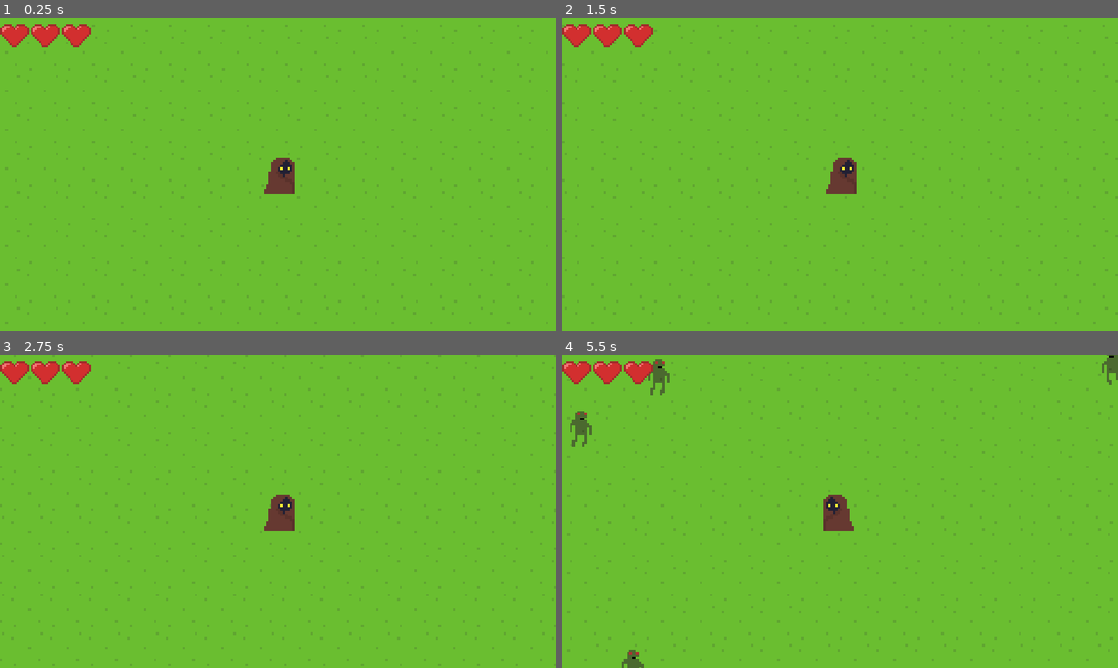
Above: before the commit, frames 1-4 (two rows, left to right).
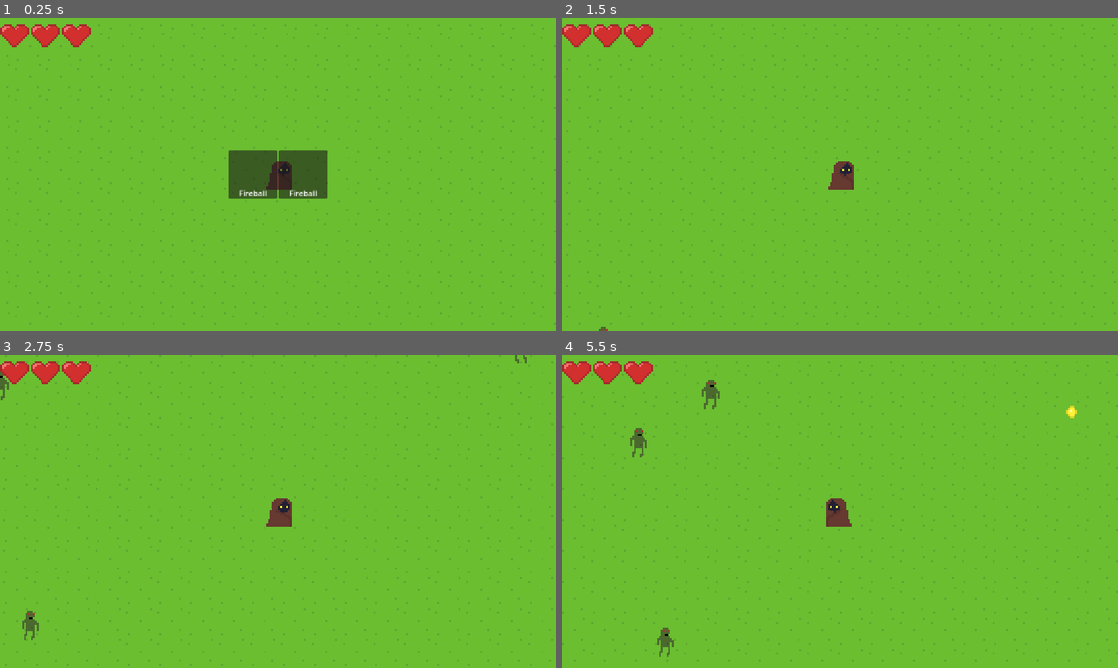
Above: after the commit, the same moments.

Repository: alexandrejanin/necroguenomicon-survivor
Game: Godot game, scene res://scenes/game.tscn
Two runs of this game, one before a commit and one after it. Both use one fixed random seed, a clock stepped at 60 frames per second and the inputs below.
Inputs (mouse positions are in pixels of both pictures, inside the frame that each line leads up to):
- Up to frame 1 (0.25 s): no input
- Up to frame 2 (1.5 s): click (812, 174) at 0.5 s, where only the run after the commit has a clickable "Fireball"; tap Enter at 1.25 s; hold Right (ui_right) from 1.28 s (still down); hold R from 1.28 s (still down)
- Up to frame 3 (2.75 s): release Right (ui_right) at 2.03 s; release R at 2.03 s; hold Down (ui_down) from 2.03 s (still down); tap R at 2.1 s
- Up to frame 4 (5.5 s): release Down (ui_down) at 2.78 s; hold Right (ui_right) 2.78-3.53 s; hold R 2.78-3.53 s; hold Up (ui_up) 3.53-4.28 s; tap R at 3.6, 5.1 s; hold R 4.28-5.03 s; hold Left (ui_left) from 4.28 s (still down)

The runs differ from the first frame. In frame 1, 6.3% of the frame differs, in the area x 0-100%, y 2-98%; in frame 2, 4.0%; in frame 3, 4.4%; in frame 4, 5.2%.

Commit message:
Spell selection on level-up

Diff:
--- a/project.godot
+++ b/project.godot
@@ -24,9 +24,10 @@
 
 2d_physics/layer_1="Terrain"
 2d_physics/layer_2="Player"
-2d_physics/layer_3="Enemies"
+2d_physics/layer_3="EnemyCollision"
 2d_physics/layer_4="Spells"
 2d_physics/layer_5="EnemyHitbox"
+2d_physics/layer_6="EnemyHurtbox"
 
 [physics]
 
--- a/scenes/mob.tscn
+++ b/scenes/mob.tscn
@@ -9,9 +9,12 @@
 [sub_resource type="CircleShape2D" id="CircleShape2D_f8ras"]
 radius = 6.0
 
+[sub_resource type="RectangleShape2D" id="RectangleShape2D_bsing"]
+size = Vector2(9, 15)
+
 [node name="Mob" type="RigidBody2D" unique_id=421709016]
 collision_layer = 4
-collision_mask = 13
+collision_mask = 5
 gravity_scale = 0.0
 lock_rotation = true
 script = ExtResource("1_nokgg")
@@ -36,3 +39,11 @@
 [node name="CollisionShape2D" type="CollisionShape2D" parent="Hitbox" unique_id=1269118510]
 position = Vector2(0, 8)
 shape = SubResource("CircleShape2D_f8ras")
+
+[node name="Hurtbox" type="Area2D" parent="." unique_id=922973629]
+collision_layer = 32
+collision_mask = 8
+
+[node name="CollisionShape2D" type="CollisionShape2D" parent="Hurtbox" unique_id=1484711539]
+position = Vector2(0.5, 0.5)
+shape = SubResource("RectangleShape2D_bsing")
--- a/scenes/player.tscn
+++ b/scenes/player.tscn
@@ -24,4 +24,4 @@
 shape = SubResource("CircleShape2D_7jktm")
 
 [node name="Camera" type="Camera2D" parent="." unique_id=1345714576]
-zoom = Vector2(5, 5)
+zoom = Vector2(4, 4)
--- /dev/null
+++ b/scenes/spells/dagger.tscn
@@ -0,0 +1,24 @@
+[gd_scene format=3 uid="uid://ctk8eq0kg6vu3"]
+
+[ext_resource type="Script" uid="uid://dl4j3oak4kwli" path="res://scripts/spells/dagger.gd" id="1_5ywdy"]
+[ext_resource type="Texture2D" uid="uid://cue2h5go4n5u3" path="res://sprites/dagger.png" id="2_5ywdy"]
+
+[sub_resource type="RectangleShape2D" id="RectangleShape2D_aaf2s"]
+size = Vector2(12, 4)
+
+[node name="RigidBody2D" type="RigidBody2D" unique_id=1760426498]
+collision_layer = 8
+collision_mask = 33
+gravity_scale = 0.0
+lock_rotation = true
+linear_damp_mode = 1
+script = ExtResource("1_5ywdy")
+metadata/_custom_type_script = "uid://dl4j3oak4kwli"
+
+[node name="CollisionShape2D" type="CollisionShape2D" parent="." unique_id=1655967554]
+shape = SubResource("RectangleShape2D_aaf2s")
+
+[node name="Sprite2D" type="Sprite2D" parent="." unique_id=1249537286]
+z_index = 3
+texture_filter = 1
+texture = ExtResource("2_5ywdy")
--- a/scenes/spells/fireball.tscn
+++ b/scenes/spells/fireball.tscn
@@ -6,22 +6,19 @@
 [sub_resource type="CircleShape2D" id="CircleShape2D_f8ras"]
 radius = 8.0
 
-[node name="Fireball" type="Node2D" unique_id=1400355492]
+[node name="RigidBody2D" type="RigidBody2D" unique_id=221692309]
+collision_layer = 8
+collision_mask = 33
+gravity_scale = 0.0
+lock_rotation = true
+linear_damp_mode = 1
 script = ExtResource("1_vaqcd")
 metadata/_custom_type_script = "uid://btfxclefwgrvn"
 
-[node name="RigidBody2D" type="RigidBody2D" parent="." unique_id=1680968668]
-collision_layer = 8
-collision_mask = 5
-gravity_scale = 0.0
-lock_rotation = true
-freeze = true
-linear_damp_mode = 1
-
-[node name="CollisionShape2D" type="CollisionShape2D" parent="RigidBody2D" unique_id=1655967554]
+[node name="CollisionShape2D" type="CollisionShape2D" parent="." unique_id=1655967554]
 shape = SubResource("CircleShape2D_f8ras")
 
-[node name="Sprite2D" type="Sprite2D" parent="RigidBody2D" unique_id=1249537286]
+[node name="Sprite2D" type="Sprite2D" parent="." unique_id=1249537286]
 z_index = 3
 texture_filter = 1
 texture = ExtResource("2_fnao3")
--- a/scenes/ui/hp_bar.tscn
+++ b/scenes/ui/hp_bar.tscn
@@ -7,6 +7,7 @@
 texture_filter = 1
 offset_right = 48.0
 offset_bottom = 16.0
+scale = Vector2(4, 4)
 texture = ExtResource("1_e8frx")
 stretch_mode = 1
 script = ExtResource("2_l6ww1")
--- a/scenes/ui/ui.tscn
+++ b/scenes/ui/ui.tscn
@@ -1,11 +1,13 @@
 [gd_scene format=3 uid="uid://v2yajp85xqp2"]
 
+[ext_resource type="PackedScene" uid="uid://c8rffi0lu10r0" path="res://scenes/ui/upgrades_manager.tscn" id="1_aac20"]
 [ext_resource type="PackedScene" uid="uid://1v5en64hciny" path="res://scenes/ui/hp_bar.tscn" id="1_nt7q6"]
 [ext_resource type="Script" uid="uid://dbgcob1ttcbhu" path="res://scripts/ui/defeat_screen.gd" id="2_f5cxw"]
 
 [node name="Ui" type="CanvasLayer" unique_id=1649468986]
-scale = Vector2(4, 4)
-transform = Transform2D(4, 0, 0, 4, 0, 0)
+process_mode = 3
+
+[node name="UpgradesManager" parent="." unique_id=1917442227 instance=ExtResource("1_aac20")]
 
 [node name="HpBar" parent="." unique_id=2080110471 instance=ExtResource("1_nt7q6")]
 
--- /dev/null
+++ b/scenes/ui/upgrade_option.tscn
@@ -0,0 +1,34 @@
+[gd_scene format=3 uid="uid://chc3ujvvbj84q"]
+
+[ext_resource type="Script" uid="uid://dqeu6q3tc6lx3" path="res://scripts/ui/upgrade_option.gd" id="1_fmiar"]
+
+[node name="UpgradeOption" type="Button" unique_id=1386565381]
+anchors_preset = 8
+anchor_left = 0.5
+anchor_top = 0.5
+anchor_right = 0.5
+anchor_bottom = 0.5
+offset_left = -4.0
+offset_top = -4.0
+offset_right = 96.0
+offset_bottom = 96.0
+grow_horizontal = 2
+grow_vertical = 2
+script = ExtResource("1_fmiar")
+metadata/_custom_type_script = "uid://dqeu6q3tc6lx3"
+
+[node name="Label" type="Label" parent="." unique_id=1292528006]
+layout_mode = 1
+anchors_preset = 7
+anchor_left = 0.5
+anchor_top = 1.0
+anchor_right = 0.5
+anchor_bottom = 1.0
+offset_left = -29.0
+offset_top = -23.0
+offset_right = 29.0
+grow_horizontal = 2
+grow_vertical = 0
+size_flags_horizontal = 4
+size_flags_vertical = 8
+text = "Fireball"
--- /dev/null
+++ b/scenes/ui/upgrades_manager.tscn
@@ -0,0 +1,51 @@
+[gd_scene format=3 uid="uid://c8rffi0lu10r0"]
+
+[ext_resource type="Script" uid="uid://d32v42mj6youv" path="res://scripts/ui/upgrades_manager.gd" id="1_ol351"]
+[ext_resource type="PackedScene" uid="uid://chc3ujvvbj84q" path="res://scenes/ui/upgrade_option.tscn" id="2_0gl57"]
+
+[node name="UpgradesManager" type="Control" unique_id=1917442227]
+process_mode = 3
+layout_mode = 3
+anchors_preset = 15
+anchor_right = 1.0
+anchor_bottom = 1.0
+grow_horizontal = 2
+grow_vertical = 2
+script = ExtResource("1_ol351")
+metadata/_custom_type_script = "uid://d32v42mj6youv"
+
+[node name="Options" type="HBoxContainer" parent="." unique_id=1946556340]
+layout_mode = 1
+anchors_preset = 8
+anchor_left = 0.5
+anchor_top = 0.5
+anchor_right = 0.5
+anchor_bottom = 0.5
+offset_left = -102.0
+offset_top = -50.0
+offset_right = 102.0
+offset_bottom = 50.0
+grow_horizontal = 2
+grow_vertical = 2
+alignment = 1
+
+[node name="UpgradeOption" parent="Options" unique_id=1386565381 instance=ExtResource("2_0gl57")]
+custom_minimum_size = Vector2(100, 100)
+custom_maximum_size = Vector2(100, 100)
+layout_mode = 2
+
+[node name="UpgradeOption2" parent="Options" unique_id=1001051198 instance=ExtResource("2_0gl57")]
+custom_minimum_size = Vector2(100, 100)
+custom_maximum_size = Vector2(100, 100)
+layout_mode = 2
+
+[node name="XpBar" type="ColorRect" parent="." unique_id=307466703]
+layout_mode = 1
+anchors_preset = 12
+anchor_top = 1.0
+anchor_right = 1.0
+anchor_bottom = 1.0
+offset_top = -16.0
+grow_horizontal = 2
+grow_vertical = 0
+color = Color(1, 1, 0.2, 1)
--- a/scripts/mob.gd
+++ b/scripts/mob.gd
@@ -6,11 +6,13 @@
 @onready var player: Player = $/root/Game/Player
 @onready var sprite := $Sprite
 @onready var hitbox := $Hitbox
+@onready var hurtbox := $Hurtbox
 
 var xp_res := preload("res://scenes/xp.tscn")
 
 func _ready() -> void:
 	hitbox.body_entered.connect(on_hit)
+	hurtbox.body_entered.connect(on_hurt)
 
 func _integrate_forces(state: PhysicsDirectBodyState2D) -> void:
 	if player == null:
@@ -27,3 +29,7 @@
 func on_hit(other: Node):
 	if other == player:
 		player.take_damage()
+
+func on_hurt(other: Node):
+	if other is Projectile:
+		(other as Projectile).on_hit(self)
--- a/scripts/player.gd
+++ b/scripts/player.gd
@@ -6,12 +6,13 @@
 @export var MAX_HP := 3
 @export var INVINCIBILITY_DURATION := 3.0
 
-@onready var hp := MAX_HP
-@onready var xp := 0
+var hp := MAX_HP
+var level := 0
+var xp := 0
+var invincibility_timer := INVINCIBILITY_DURATION
+var spells: Array[Spell] = []
+
 @onready var sprite := $Sprite
-@onready var spells: Array[Spell] = [preload("res://spells/fireball.tres")]
-
-var invincibility_timer := INVINCIBILITY_DURATION
 
 func _process(delta: float) -> void:
 	invincibility_timer += delta
--- a/scripts/projectile.gd
+++ b/scripts/projectile.gd
@@ -1,6 +1,30 @@
 @abstract
 class_name Projectile
-extends Node2D
+extends RigidBody2D
+
+var _player: Player = null
 
 @abstract
-func on_shoot(player: Player) -> bool
+func _on_shoot(player: Player, index: int) -> bool
+
+@abstract
+func on_hit(mob: Mob) -> void
+
+func on_shoot(player: Player, index: int) -> bool:
+	_player = player
+	global_position = player.global_position
+	return _on_shoot(player, index)
+
+func shoot_towards(point: Vector2, speed: float) -> void:
+	var direction := global_position.direction_to(point)
+	rotation = direction.angle()
+	linear_velocity = speed * direction
+
+func get_nearest_mob() -> Node2D:
+	var nearest_mob: Node2D = null
+	for mob: Node2D in _player.get_node("%MobSpawner").get_children():
+		if nearest_mob == null \
+		   || global_position.distance_squared_to(mob.global_position) \
+			< global_position.distance_squared_to(nearest_mob.global_position):
+			nearest_mob = mob
+	return nearest_mob
--- a/scripts/spell.gd
+++ b/scripts/spell.gd
@@ -1,15 +1,19 @@
 class_name Spell
 extends Resource
 
+@export var name := "Spell"
 @export var cooldown := 5.0
 @export var projectile: Resource
 
 var cooldown_timer := 0.0
 
+var projectile_counter := 0
+
 func tick(player: Player, delta: float) -> void:
 	cooldown_timer += delta
 	if (cooldown_timer >= cooldown):
 		var new_projectile: Projectile = projectile.instantiate()
-		if new_projectile.on_shoot(player):
+		if new_projectile.on_shoot(player, projectile_counter):
 			player.add_sibling(new_projectile)
 			cooldown_timer = 0.0
+			projectile_counter += 1
--- /dev/null
+++ b/scripts/spells/dagger.gd
@@ -0,0 +1,12 @@
+class_name Dagger
+extends Projectile
+
+@export var SPEED = 100.0
+
+func _on_shoot(player: Player, index: int) -> bool:
+	shoot_towards(global_position + Vector2.LEFT.rotated(PI/2 * index), SPEED)
+	return true
+
+func on_hit(mob: Mob) -> void:
+	mob.queue_free()
+	queue_free()
--- a/scripts/spells/fireball.gd
+++ b/scripts/spells/fireball.gd
@@ -5,45 +5,16 @@
 
 var explosion = preload("res://scenes/spells/explosion.tscn")
 
-var player_: Player
-var rb_: RigidBody2D
-
-func on_shoot(player: Player) -> bool:
-	player_ = player
-	rb_ = $RigidBody2D
-
-	if rb_ == null:
-		printerr("rb == null")
-		return false
-
-	global_position = player.global_position
-
-	var nearest_mob: Node2D = null
-	for mob: Node2D in player.get_node("%MobSpawner").get_children():
-		if nearest_mob == null \
-		   || global_position.distance_squared_to(mob.global_position) \
-			< global_position.distance_squared_to(nearest_mob.global_position):
-			nearest_mob = mob
-
+func _on_shoot(player: Player, index: int) -> bool:
+	var nearest_mob = get_nearest_mob()
 	if nearest_mob == null:
 		return false
 
-	var direction := global_position.direction_to(nearest_mob.global_position)
-
-	rotation = direction.angle()
-
-	rb_.contact_monitor = true
-	rb_.max_contacts_reported = 1
-	rb_.body_entered.connect(on_collision)
-
-	rb_.linear_velocity = SPEED * direction
-	rb_.freeze = false
-
+	shoot_towards(nearest_mob.global_position, SPEED)
 	return true
 
-func on_collision(other: Node2D) -> void:
-	var impact_center = (rb_.global_position + other.global_position) / 2.0
+func on_hit(mob: Mob) -> void:
 	var explosion_instance: Node2D = explosion.instantiate()
-	explosion_instance.global_position = impact_center
+	explosion_instance.global_position = mob.global_position
 	add_sibling.call_deferred(explosion_instance)
 	queue_free()
--- /dev/null
+++ b/scripts/ui/upgrade_option.gd
@@ -0,0 +1,18 @@
+class_name UpgradeOption
+extends Button
+
+var spell: Spell = null
+
+@onready var label := $Label
+
+signal selected(spell: Spell)
+
+func _ready() -> void:
+	pressed.connect(on_pressed)
+
+func set_spell(new_spell: Spell) -> void:
+	spell = new_spell
+	label.text = spell.name
+
+func on_pressed() -> void:
+	selected.emit(spell)
--- /dev/null
+++ b/scripts/ui/upgrades_manager.gd
@@ -0,0 +1,43 @@
+class_name UpgradesManager
+extends Control
+
+@onready var player: Player = $/root/Game/Player
+@onready var options_parent: Control = $Options
+@onready var xp_bar: Control = $XpBar
+
+@export var spells: Array[Spell] = [
+	preload("res://spells/fireball.tres"),
+	preload("res://spells/dagger.tres")
+]
+
+func _ready() -> void:
+	for option: UpgradeOption in options_parent.get_children():
+		option.selected.connect(on_option_selected)
+
+func _process(_delta: float) -> void:
+	if player == null:
+		print_debug("player == null")
+		return
+
+	xp_bar.scale.x = float(player.xp) / max(xp_threshold(player.level), 1.0)
+
+	if player.xp >= xp_threshold(player.level):
+		player.xp -= xp_threshold(player.level)
+		player.level += 1
+		show_upgrades_menu()
+
+func xp_threshold(level: int) -> int:
+	return 10 * level
+
+func show_upgrades_menu() -> void:
+	get_tree().paused = true
+
+	for option: UpgradeOption in options_parent.get_children():
+		option.set_spell(spells.pick_random())
+
+	options_parent.visible = true
+
+func on_option_selected(spell: Spell) -> void:
+	player.spells.append(spell)
+	options_parent.visible = false
+	get_tree().paused = false
--- /dev/null
+++ b/spells/dagger.tres
@@ -0,0 +1,11 @@
+[gd_resource type="Resource" script_class="Spell" format=3 uid="uid://b7t4mpw5kosqs"]
+
+[ext_resource type="PackedScene" uid="uid://ctk8eq0kg6vu3" path="res://scenes/spells/dagger.tscn" id="1_6om08"]
+[ext_resource type="Script" uid="uid://bdycgjomh2m88" path="res://scripts/spell.gd" id="2_v55yq"]
+
+[resource]
+script = ExtResource("2_v55yq")
+name = "Dagger"
+cooldown = 0.5
+projectile = ExtResource("1_6om08")
+metadata/_custom_type_script = "uid://bdycgjomh2m88"
--- a/spells/fireball.tres
+++ b/spells/fireball.tres
@@ -5,6 +5,7 @@
 
 [resource]
 script = ExtResource("1_kdtli")
+name = "Fireball"
 cooldown = 3.0
 projectile = ExtResource("1_es81u")
 metadata/_custom_type_script = "uid://bdycgjomh2m88"
Not shown, added: scripts/spells/dagger.gd.uid
Not shown, added: scripts/ui/upgrade_option.gd.uid
Not shown, added: scripts/ui/upgrades_manager.gd.uid
Binary file added: sprites/dagger.png
Not shown, added: sprites/dagger.png.import
